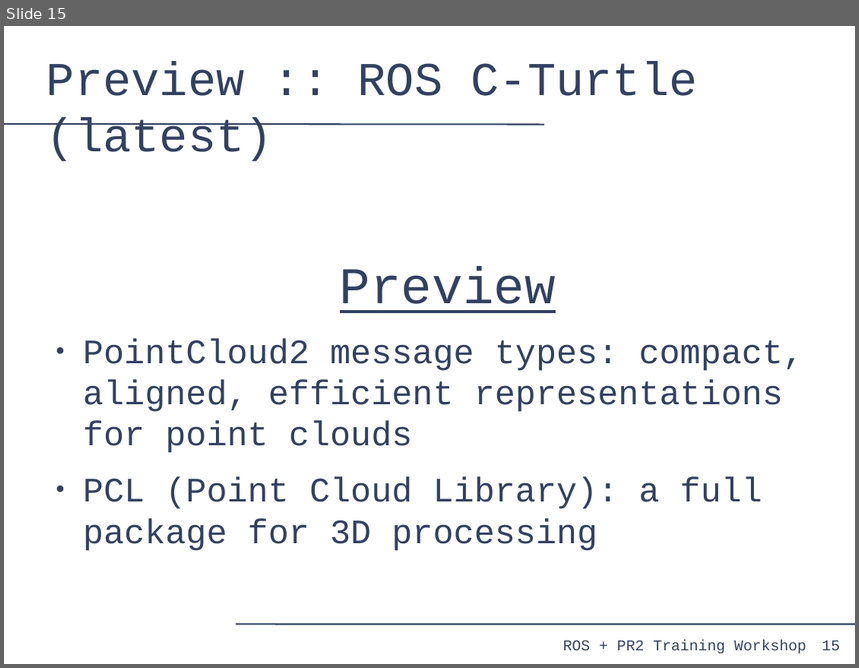
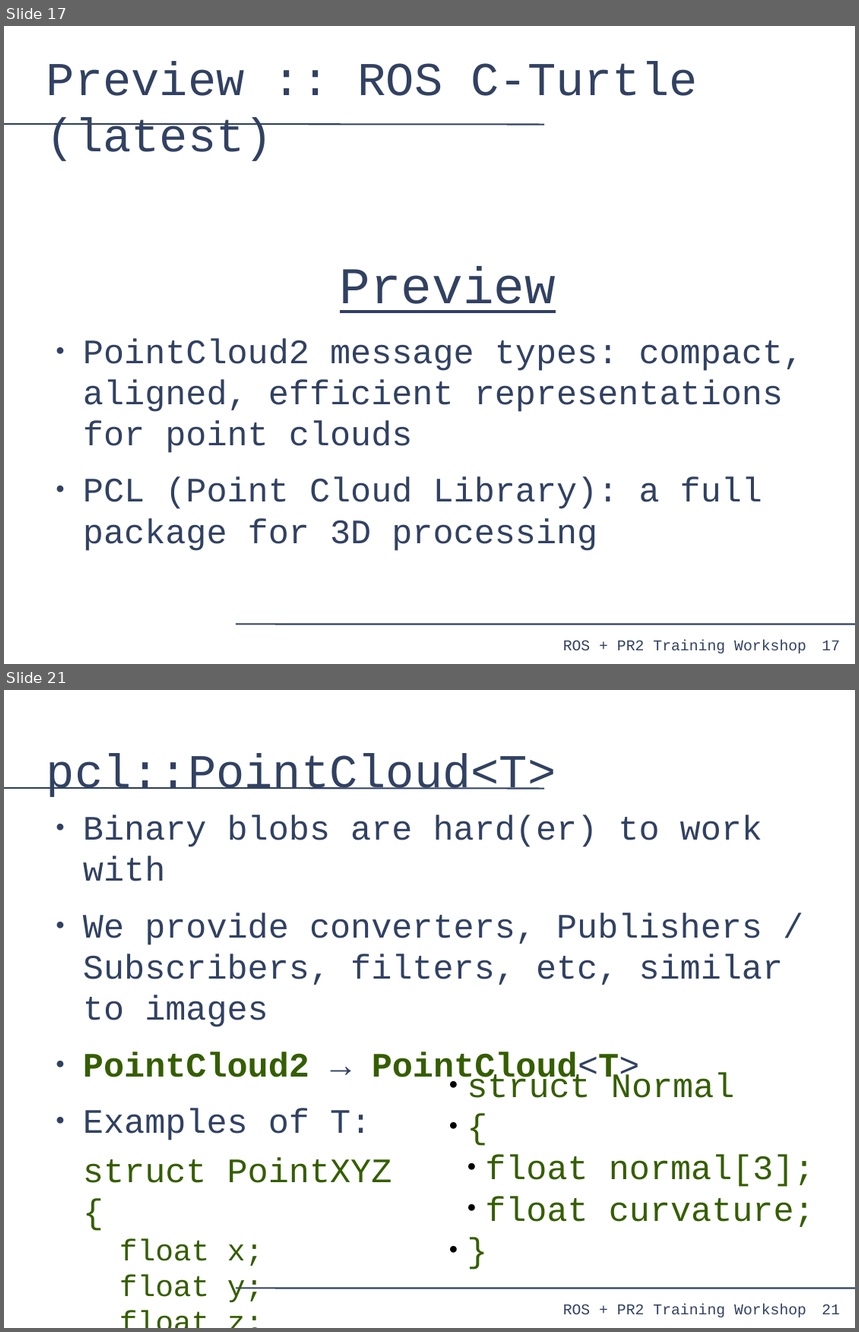
Before and after one commit to PR2/pr2_docs, a slide deck: pr2_training_workshop/processing_laser_data/slides.odp. Shown one above the other, each under a label of ours: slide 15 before the commit, slides 17 and 21 after it; the slides between them are not shown. The pictures are 859x668 and 859x1332 pixels, drawn with LibreOffice and Linux fonts; fonts in the diff are those of the drawing. Boxes give left, top, right and bottom in pixels: in the first picture for what was removed or moved away, otherwise in the second. Text is boxed around its words. In the diff, an @@ line names an element or a change of style, - is before the commit and + after.

```diff
--- a/pr2_training_workshop/processing_laser_data/slides.odp
+++ b/pr2_training_workshop/processing_laser_data/slides.odp
@@ slide 21 added at [4,690,855,1328], background #FFFFFF; not listed: 4 template elements that a slide beside it also shows @@
@@ title added at [47,754,556,797], 44 pt, text #314162 @@
+pcl::PointCloud<T>
@@ text added at [83,815,784,1303], 32 pt, text #314162 @@
+● Binary blobs are hard(er) to work with
+● We provide converters, Publishers / Subscribers, filters, etc, similar to images
+● PointCloud2 → PointCloud<T>
+● Examples of T:
+struct PointXYZ
+{
+  float x;
+  float y;
+  float z;
+}
@@ text added at [467,1073,815,1227], 32 pt, text #355E00 @@
+● struct Normal
+● {
+  ● float normal[3];
+  ● float curvature;
+● }
@@ what was slide 15 is now slide 17 @@
@@ page number at [822,641,840,651]: text changed @@
-15
+17
```
Also in this commit, not shown: 6 slides changed, 19 other slides added.
